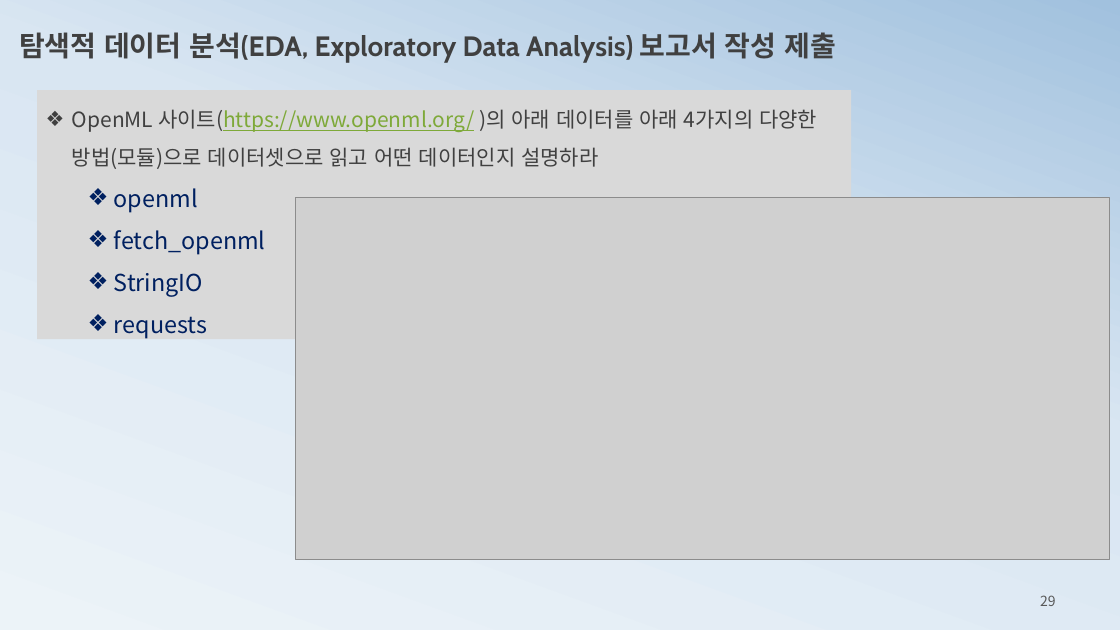
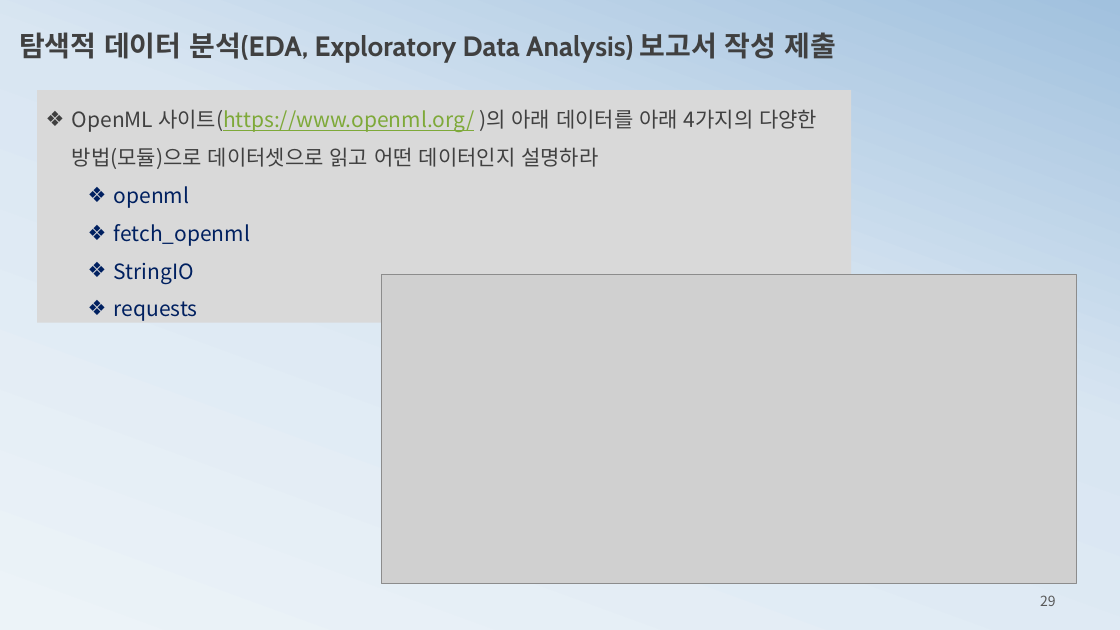
Before and after one commit to ancestor9/mathematics-for-machine-learning, a slide deck: slide 29 of 1_statistics for machine learning.pptx. Drawn at 1120x630 pixels with LibreOffice and Linux fonts; fonts in the diff are those of the drawing; grey boxes stand for pictures. Boxes give left, top, right and bottom in pixels: in the first picture for what was removed or moved away, otherwise in the second. Text is boxed around its words. In the diff, an @@ line names an element or a change of style, - is before the commit and + after.

```diff
--- a/1_statistics for machine learning.pptx
+++ b/1_statistics for machine learning.pptx
@@ rectangle "OpenML 사이트(https://www.openml.org/ )의 아래 데이터를 ...": place and size @@
-rectangle "OpenML 사이트(https://www.openml.org/ )의 아래 데이터를 ..." at bbox=[37, 90, 851, 339]
+rectangle "OpenML 사이트(https://www.openml.org/ )의 아래 데이터를 ..." at bbox=[37, 90, 851, 323]
@@ text in rectangle at bbox=[114, 186, 250, 321]: size 20 to 18 pt in "openml", "fetch_openml", "StringIO", "requests" @@
@@ picture: place and size @@
-picture at bbox=[296, 197, 1110, 560]
+picture at bbox=[381, 275, 1076, 584]
```
Also in this commit, not shown: 8 other slides changed, 2 slides added, 1 slide removed.
